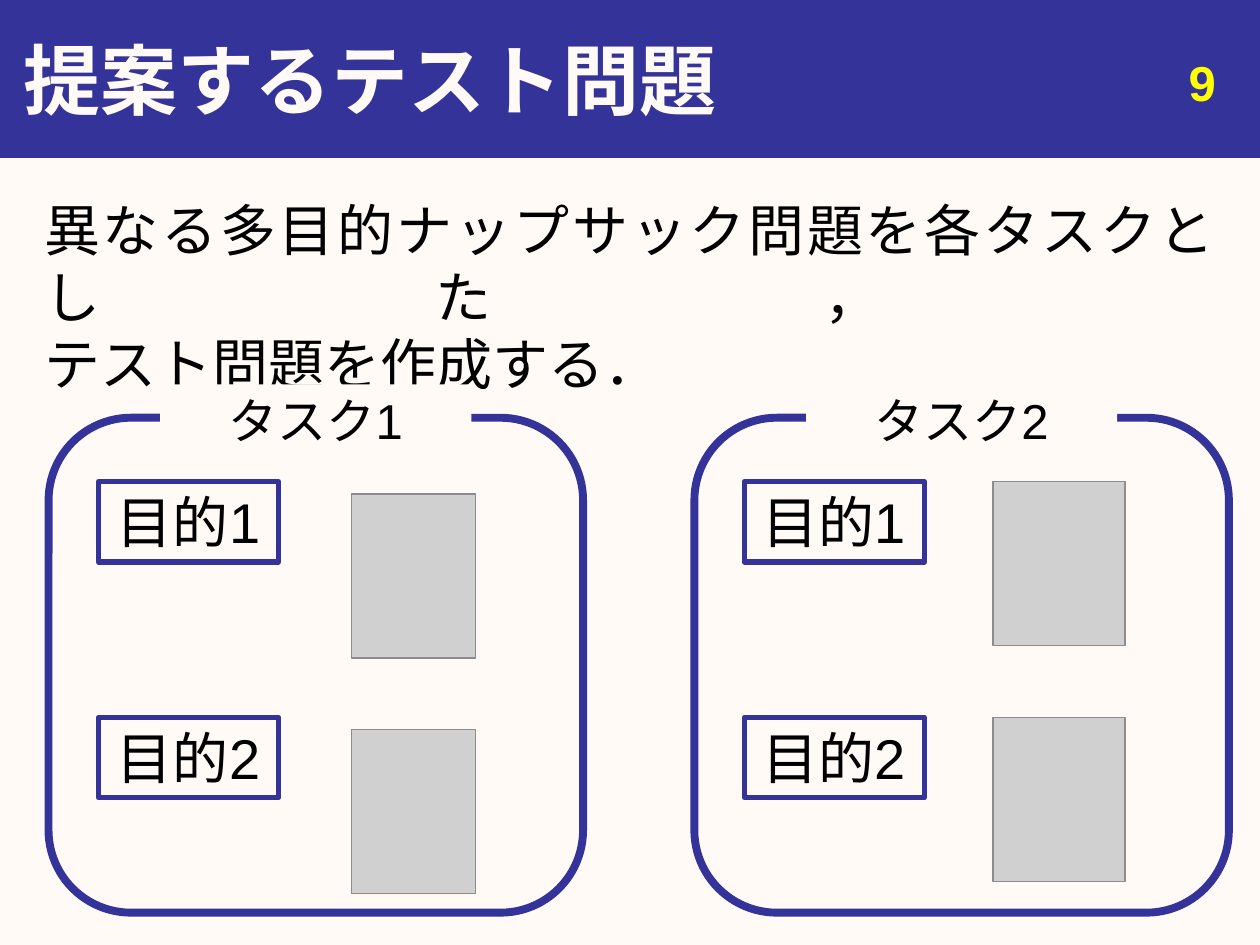
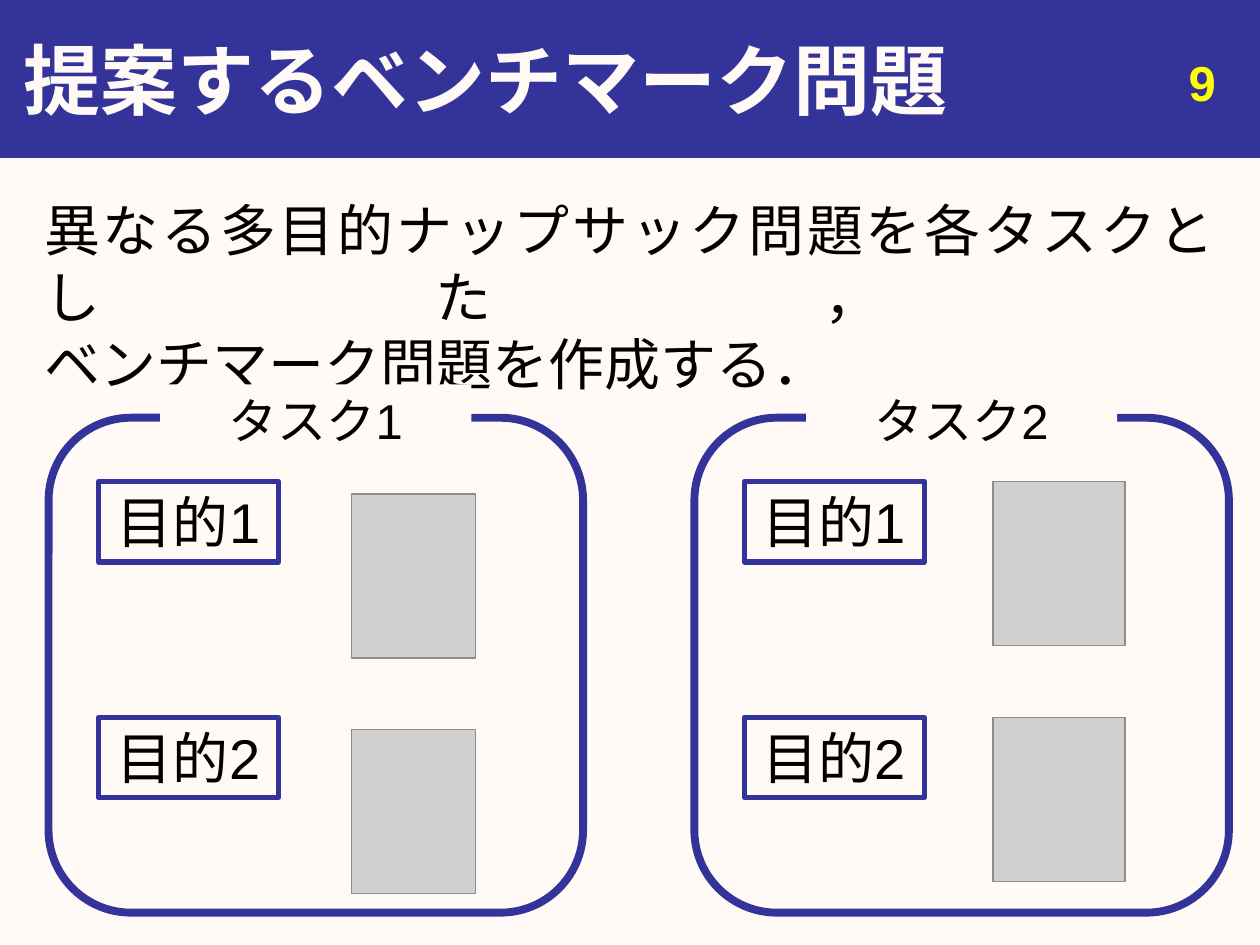
Before and after one commit to youle921/Slide-maintain, a slide deck: slide 10 of abstract/Slides/20200217_urita_graduation_v3.pptx. Drawn at 1260x945 pixels with LibreOffice and Linux fonts; fonts in the diff are those of the drawing; grey boxes stand for pictures. Boxes give left, top, right and bottom in pixels: in the first picture for what was removed or moved away, otherwise in the second. Text is boxed around its words. In the diff, an @@ line names an element or a change of style, - is before the commit and + after.

```diff
--- a/abstract/Slides/20200217_urita_graduation_v3.pptx
+++ b/abstract/Slides/20200217_urita_graduation_v3.pptx
@@ title at box(23, 43, 947, 116): text changed @@
-提案するテスト問題
+提案するベンチマーク問題
@@ text at box(44, 203, 1215, 400): text changed @@
-異なる多目的ナップサック問題を各タスクとした，
-テスト問題を作成する．
+異なる多目的ナップサック問題を各タスクとした，
+ベンチマーク問題を作成する．
```
Also in this commit, not shown: 16 other slides changed, 1 slide added, 2 other files.
